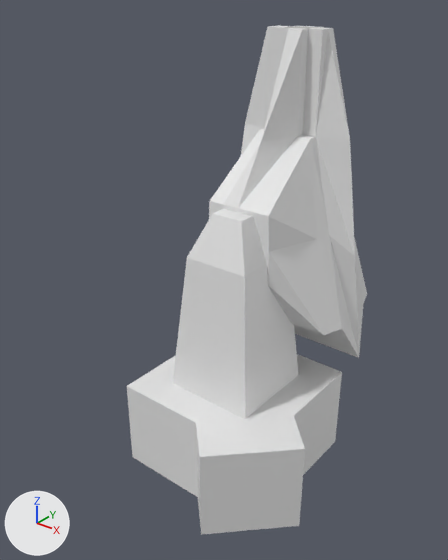
Renders of the Blender file BLENDER/basic_turret.blend from each side of a commit.
Before and after are seen from a camera (50 mm lens) standing at (6.97, -9.15, 9.01) and looking at (-0.14, -0.25, 3.5). The lights are fixed; the arrows at lower left show +X, +Y and +Z.

In view in the first picture: 'Head', 'Stand'.
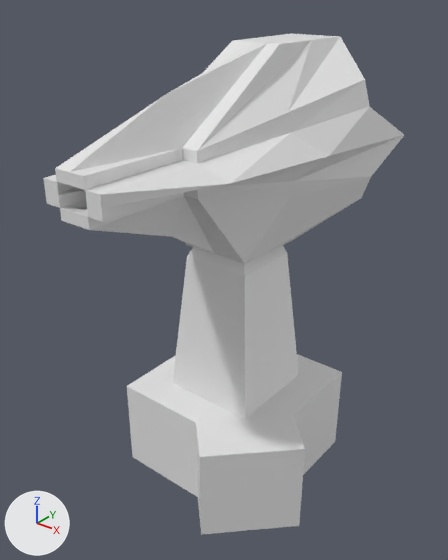
Boxes (x1, y1, x2, y2) around the edits, measured in the pictures (448 x 560 px):
'Head', turned: before (209, 25, 367, 358); after (43, 34, 404, 263)

What the commit changed:
Object 'Head' (ob_head) turns from (90, 0, 180) to (0, 0, 180) degrees about x, y and z.
